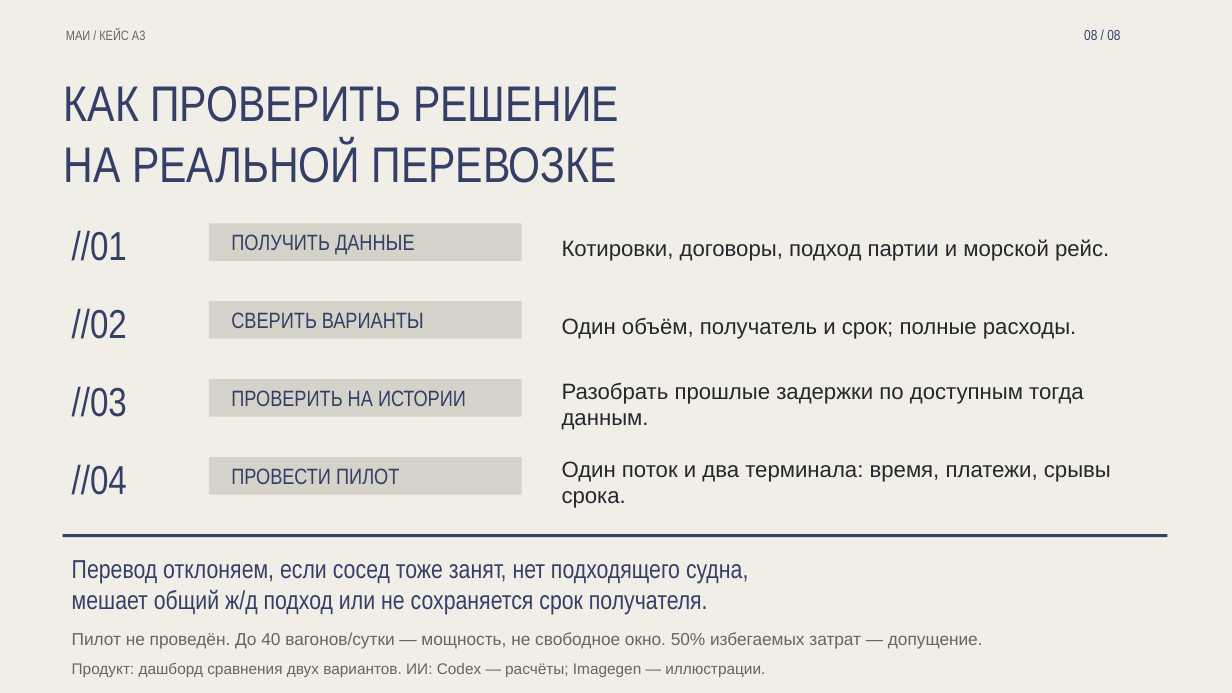
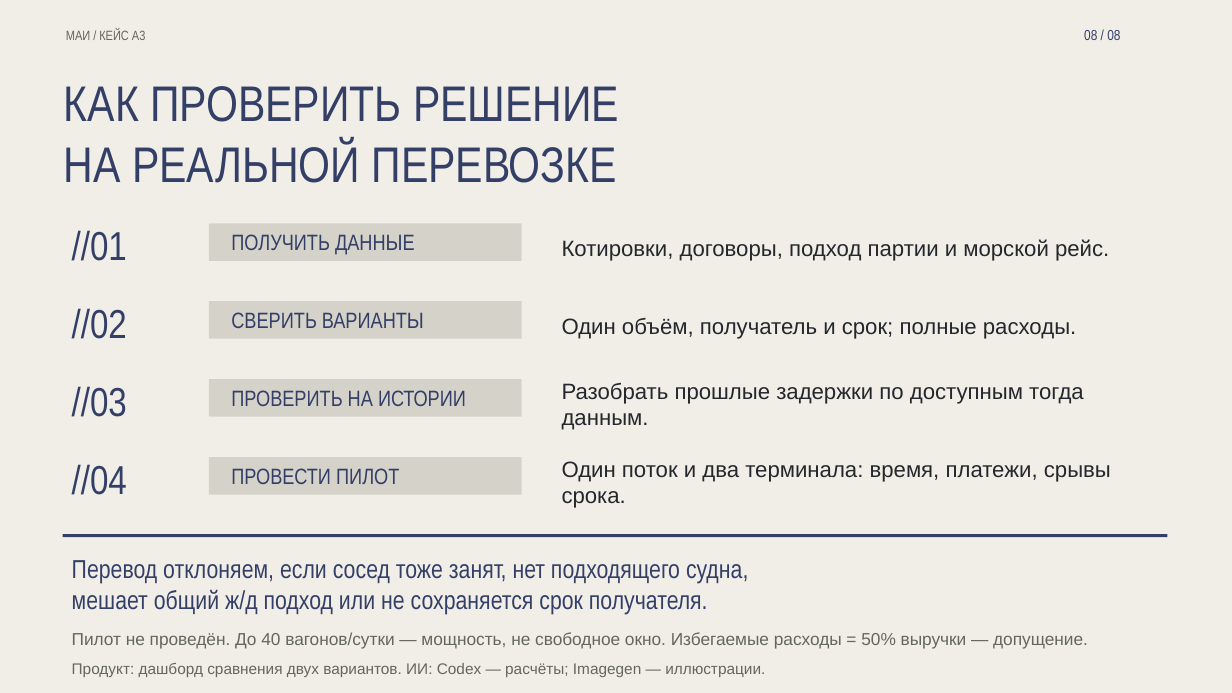
Before and after one commit to iszenzi/case-championship-hackathon-3-case, a slide deck: slide 8 of presentation/Vanino_Object_Motion.pptx. Drawn at 1232x693 pixels with LibreOffice and Linux fonts; fonts in the diff are those of the drawing. Boxes give left, top, right and bottom in pixels: in the first picture for what was removed or moved away, otherwise in the second. Text is boxed around its words. In the diff, an @@ line names an element or a change of style, - is before the commit and + after.

```diff
--- a/presentation/Vanino_Object_Motion.pptx
+++ b/presentation/Vanino_Object_Motion.pptx
@@ text at (x1=72, y1=632, x2=1088, y2=649): text changed @@
-Пилот не проведён. До 40 вагонов/сутки — мощность, не свободное окно. 50% избегаемых затрат — допущение.
+Пилот не проведён. До 40 вагонов/сутки — мощность, не свободное окно. Избегаемые расходы = 50% выручки — допущение.
```
Also in this commit, not shown: 2 other slides changed, 5 slides added, 5 slides removed, 12 other files.
